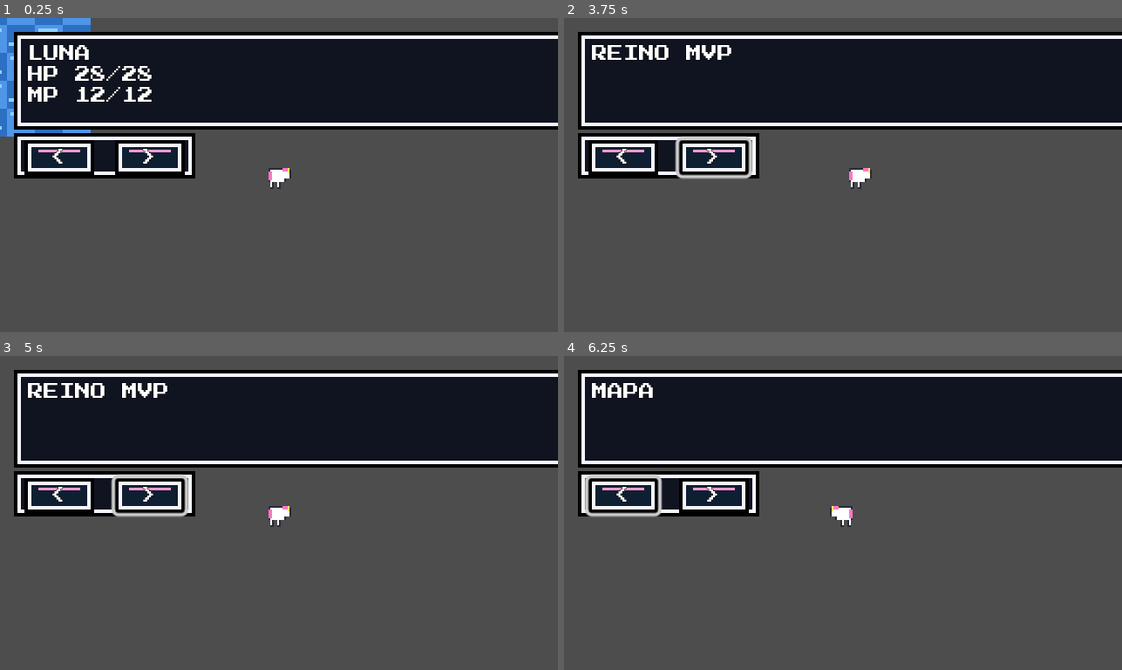
Above: before the commit, frames 1-4 (two rows, left to right).
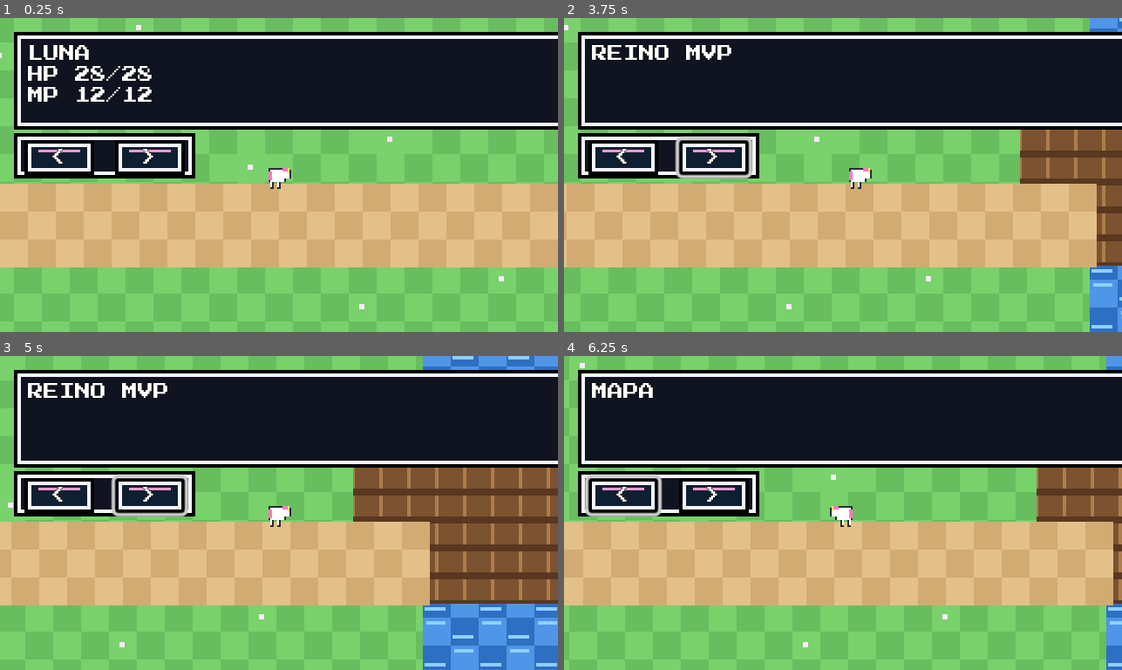
Above: after the commit, the same moments.

Repository: lualab-xyz/rpg-unicorn-platform
Game: Godot game, scene res://scenes/main.tscn
Same seed, same stepped clock (60 frames per second), same inputs: the game is played once before the commit and once after it.
Inputs (mouse positions are in pixels of both pictures, inside the frame that each line leads up to):
- Up to frame 1 (0.25 s): no input
- Up to frame 2 (3.75 s): tap Enter (ui_accept) at 0.5, 0.77 s; move the mouse to (965, 159) at 0.52 s; hold Right (ui_right) 0.53-1.25 s; tap Q at 0.6, 3.6 s; click (965, 159) at 0.67 s; drag from (731, 190) to (815, 237) at 1.27 s; click "<" at 2 s; click ">" at 2.75 s; move the mouse to (898, 105) at 3.52 s; hold Right (ui_right) from 3.53 s (still down)
- Up to frame 3 (5 s): release Right (ui_right) at 4.25 s; drag from (251, 575) to (111, 465) at 4.27 s
- Up to frame 4 (6.25 s): move the mouse to (1010, 560) at 5.02 s; hold Left (ui_left) 5.03-5.75 s; tap Q at 5.1 s; tap Enter (ui_accept) at 5.27 s; drag from (675, 465) to (759, 434) at 5.77 s

The runs differ from the first frame. In frame 1, 65% of the frame differs, in the area x 0-100%, y 0-100%; in frame 2, 65%; in frame 3, 65%; in frame 4, 65%.

Commit message:
fix world-camera alignment and mobile pad detection

Diff:
--- a/apps/godot-player/scripts/main.gd
+++ b/apps/godot-player/scripts/main.gd
@@ -78,6 +78,14 @@
     _refresh_top_labels()
 
 
+func _is_mobile_ui() -> bool:
+    if DisplayServer.is_touchscreen_available():
+        return true
+    if OS.has_feature("web") and DisplayServer.window_get_size().x <= 1024:
+        return true
+    return false
+
+
 func _notification(what: int) -> void:
     if what == NOTIFICATION_WM_SIZE_CHANGED:
         _sync_mobile_layout()
@@ -91,7 +99,7 @@
     var can_talk := _near_npc()
     btn_talk.visible = can_talk and not dialogue_active
     btn_select.visible = dialogue_active
-    touch_pad.visible = DisplayServer.window_get_size().x < 720 and not dialogue_active
+    touch_pad.visible = _is_mobile_ui() and not dialogue_active
 
     if not dialogue_active and can_talk and Input.is_action_just_pressed("ui_accept"):
         _start_dialogue()
@@ -158,7 +166,7 @@
 func _fit_dialog_text(full_text: String) -> String:
     var chars_per_line := 38
     var max_lines := 3
-    if DisplayServer.window_get_size().x < 720:
+    if _is_mobile_ui():
         chars_per_line = 28
         max_lines = 3
 
@@ -224,7 +232,7 @@
 
 
 func _sync_mobile_layout() -> void:
-    var mobile := DisplayServer.window_get_size().x < 720
+    var mobile := _is_mobile_ui()
     var hud_panels := [top_stats, top_title, top_map]
     hud_nav.visible = mobile
     for i in range(hud_panels.size()):
@@ -293,7 +301,7 @@
             _update_touch_axis(drag.position)
     elif event is InputEventKey:
         var k := event as InputEventKey
-        if DisplayServer.window_get_size().x < 720 and k.pressed and not k.echo:
+        if _is_mobile_ui() and k.pressed and not k.echo:
             if k.physical_keycode == KEY_Q:
                 hud_index = posmod(hud_index - 1, 3)
                 _sync_mobile_layout()
--- a/apps/godot-player/scripts/world_renderer.gd
+++ b/apps/godot-player/scripts/world_renderer.gd
@@ -19,13 +19,12 @@
     if tileset == null:
         return
 
+    var viewport := get_viewport().get_visible_rect().size
     var cam_pos := Vector2.ZERO
-    var viewport := get_viewport().get_visible_rect().size
     var cam := get_viewport().get_camera_2d()
     if cam:
         cam_pos = cam.global_position - viewport * 0.5
 
-    _draw_background(viewport)
     _draw_ground(cam_pos, viewport)
     _draw_river(cam_pos, viewport)
     _draw_bridge(cam_pos, viewport)
@@ -52,10 +51,6 @@
     )
 
 
-func _draw_background(viewport: Vector2) -> void:
-    draw_rect(Rect2(Vector2.ZERO, viewport), Color(0.53, 0.78, 1.0, 1.0), true)
-
-
 func _draw_ground(cam_pos: Vector2, viewport: Vector2) -> void:
     var start_x := int(floor(cam_pos.x / TILE)) * TILE
     var start_y := int(floor(cam_pos.y / TILE)) * TILE
@@ -64,19 +59,17 @@
 
     for y in range(start_y, end_y, TILE):
         for x in range(start_x, end_x, TILE):
-            var sx := x - cam_pos.x
-            var sy := y - cam_pos.y
             var check := int(x / TILE + y / TILE) % 2
             var c := Color(0.47, 0.82, 0.42, 1.0) if check == 0 else Color(0.41, 0.74, 0.37, 1.0)
-            draw_rect(Rect2(Vector2(sx, sy), Vector2(TILE, TILE)), c, true)
+            draw_rect(Rect2(Vector2(x, y), Vector2(TILE, TILE)), c, true)
             if int((x / TILE) * 13 + (y / TILE) * 7) % 29 == 0:
-                _draw_tile(2, Vector2(sx, sy))
+                _draw_tile(2, Vector2(x, y))
 
 
 func _draw_river(cam_pos: Vector2, _viewport: Vector2) -> void:
     var phase := int(Time.get_ticks_msec() / 220) % 2
-    var rx := river.position.x - cam_pos.x
-    var ry := river.position.y - cam_pos.y
+    var rx := river.position.x
+    var ry := river.position.y
     for y in range(0, int(river.size.y), TILE):
         for x in range(0, int(river.size.x), TILE):
             var v := int(x / TILE + y / TILE + phase) % 2
@@ -84,8 +77,8 @@
 
 
 func _draw_bridge(cam_pos: Vector2, _viewport: Vector2) -> void:
-    var bx := bridge.position.x - cam_pos.x
-    var by := bridge.position.y - cam_pos.y
+    var bx := bridge.position.x
+    var by := bridge.position.y
     for y in range(0, int(bridge.size.y), TILE):
         for x in range(0, int(bridge.size.x), TILE):
             _draw_tile(7, Vector2(bx + x, by + y))
@@ -98,8 +91,8 @@
     ]
     for zone_data in zones:
         var zone := zone_data as Rect2
-        var px := zone.position.x - cam_pos.x
-        var py := zone.position.y - cam_pos.y
+        var px := zone.position.x
+        var py := zone.position.y
         for y in range(0, int(zone.size.y), TILE):
             for x in range(0, int(zone.size.x), TILE):
                 var v := int(x / TILE + y / TILE) % 2
@@ -110,7 +103,7 @@
     for i in range(8):
         var tx := 140 + i * 240
         var ty := 380 if i % 2 == 0 else 980
-        var px := tx - cam_pos.x
-        var py := ty - cam_pos.y
+        var px := tx
+        var py := ty
         _draw_tile(8, Vector2(px + 3, py + 10))
         _draw_tile(9 + (i % 2), Vector2(px, py))
Not shown, changed: AGENT_CONTEXT/PLAN.md
Not shown, changed: AGENT_CONTEXT/STATE.md
